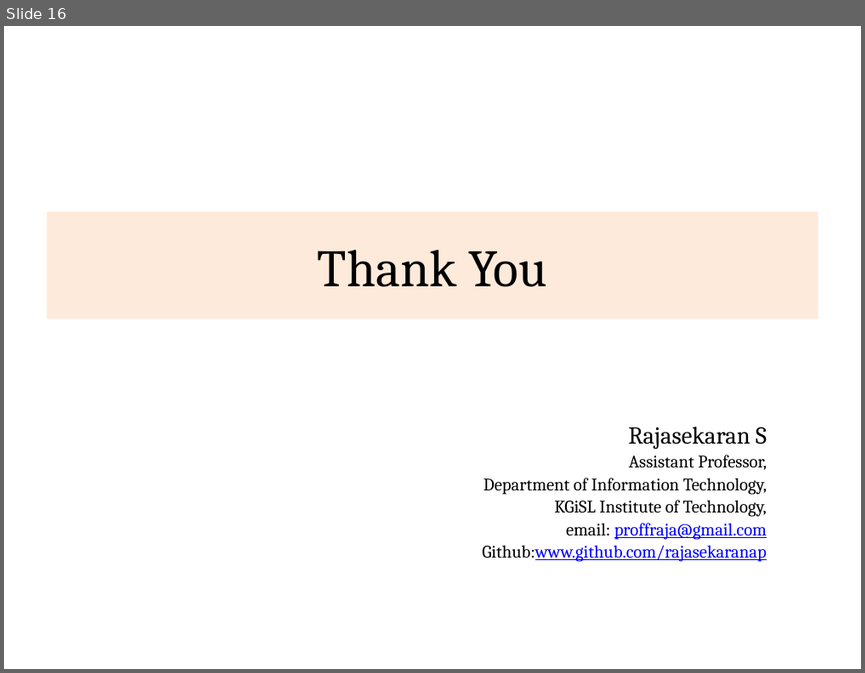
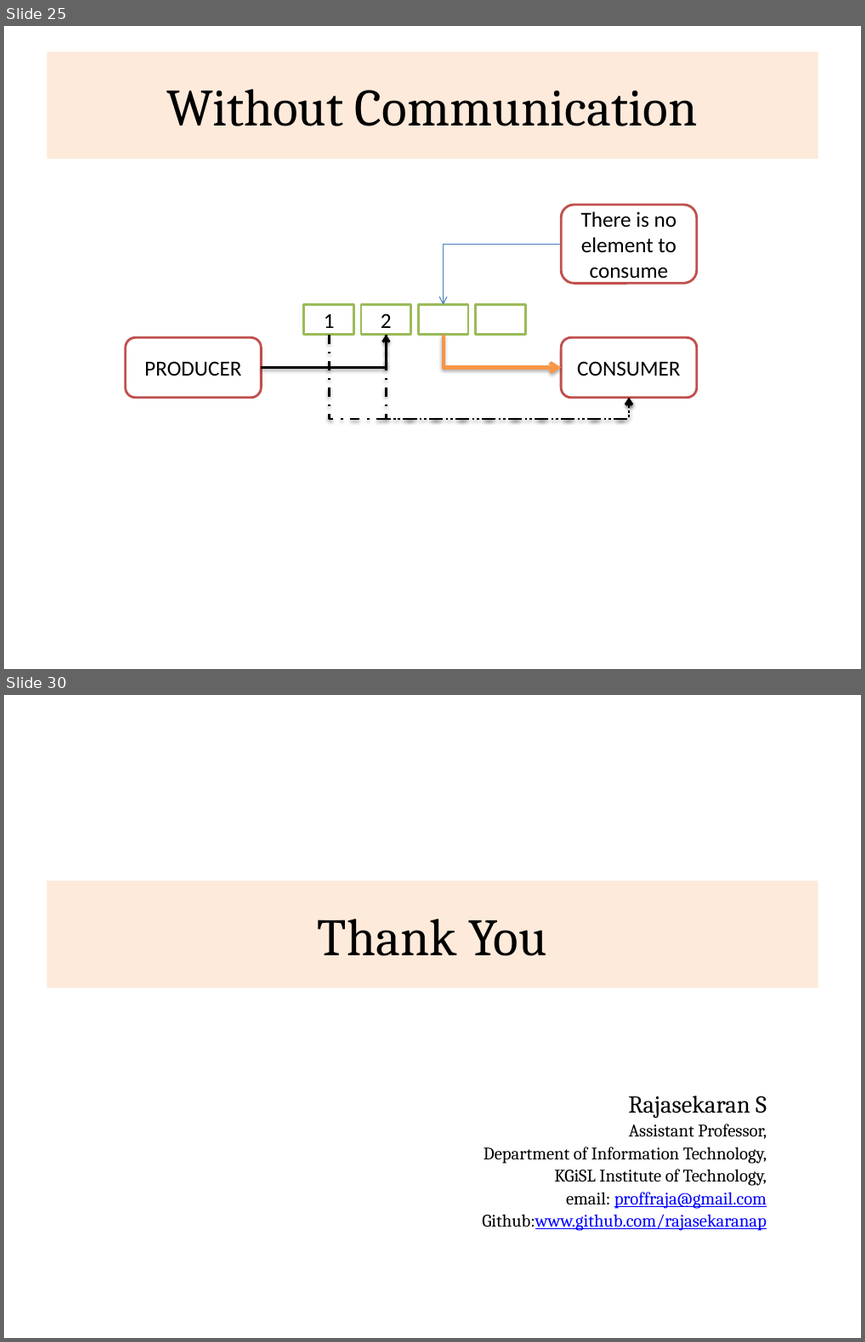
Before and after one commit to rajasekaran36/CS8392-OOPS, a slide deck: Slides/Unit 4/CS8392-U4-Multithreading.pptx. Shown one above the other, each under a label of ours: slide 16 before the commit, slides 25 and 30 after it; the slides between them are not shown. The pictures are 865x673 and 865x1342 pixels, drawn with LibreOffice and Linux fonts; fonts in the diff are those of the drawing. Boxes give left, top, right and bottom in pixels: in the first picture for what was removed or moved away, otherwise in the second. Text is boxed around its words. In the diff, an @@ line names an element or a change of style, - is before the commit and + after.

```diff
--- a/Slides/Unit 4/CS8392-U4-Multithreading.pptx
+++ b/Slides/Unit 4/CS8392-U4-Multithreading.pptx
@@ slide 25 added at bbox=[4, 26, 861, 669], background #FFFFFF @@
@@ title added at bbox=[46, 52, 818, 159], fill #FDEADA, 44 pt, text #000000 @@
+Without Communication
@@ rounded rectangle added at bbox=[561, 204, 696, 283], fill #FFFFFF, outline #C0504D 2 pt, 18 pt, text #000000 @@
+There is no element to consume
@@ elbow arrow added from (561, 244) to (443, 305), #4B7EBC 0.75 pt @@
@@ group added at bbox=[126, 305, 696, 397]: 4 rectangles, 2 rounded rectangles, 1 elbow arrow @@
+PRODUCER
+CONSUMER
+1
+2
@@ elbow arrow added from (329, 335) to (629, 397), #000000 2 pt dashed @@
@@ elbow arrow added from (386, 335) to (629, 397), #000000 2 pt dashed @@
@@ elbow arrow added from (443, 335) to (561, 367), #F79646 3 pt @@
@@ what was slide 16 is now slide 30 @@
```
Also in this commit, not shown: 13 other slides added, 29 other files.
